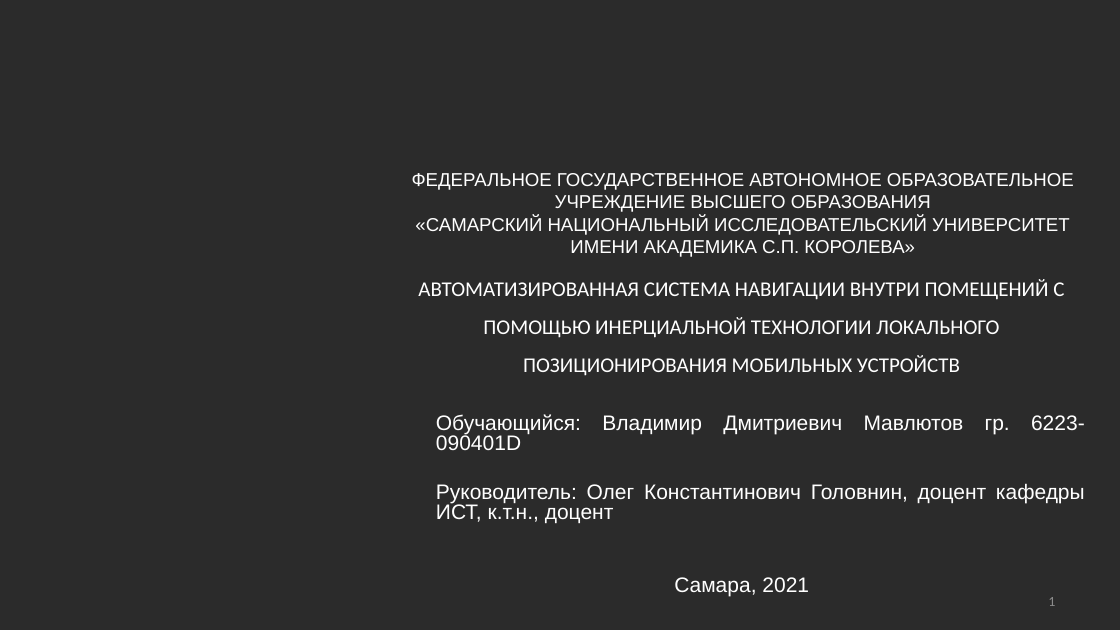
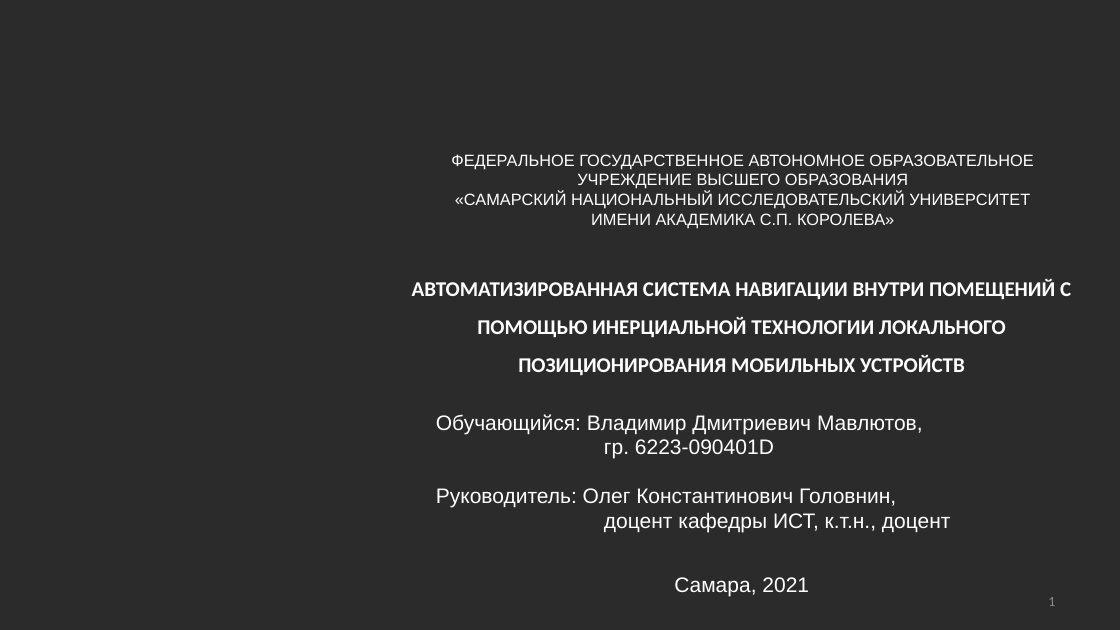
Before and after one commit to SonicRun/DiplomMaga, a slide deck: slide 1 of Mavlyutov_V_D_prezentatsia.pptx. Drawn at 1120x630 pixels with LibreOffice and Linux fonts; fonts in the diff are those of the drawing; background and template pictures are left out; a plain dark background stands for a picture behind light text. Boxes give left, top, right and bottom in pixels: in the first picture for what was removed or moved away, otherwise in the second. Text is boxed around its words. In the diff, an @@ line names an element or a change of style, - is before the commit and + after.

```diff
--- a/Mavlyutov_V_D_prezentatsia.pptx
+++ b/Mavlyutov_V_D_prezentatsia.pptx
@@ text "ФЕДЕРАЛЬНОЕ ГОСУДАРСТВЕННОЕ АВТОНОМНОЕ ОБРАЗОВАТЕЛЬНОЕ УЧРЕЖ ...": place and size @@
-text "ФЕДЕРАЛЬНОЕ ГОСУДАРСТВЕННОЕ АВТОНОМНОЕ ОБРАЗОВАТЕЛЬНОЕ УЧРЕЖ ..." at (412,173,1074,257)
+text "ФЕДЕРАЛЬНОЕ ГОСУДАРСТВЕННОЕ АВТОНОМНОЕ ОБРАЗОВАТЕЛЬНОЕ УЧРЕЖ ..." at (451,154,1033,228)
@@ text "ФЕДЕРАЛЬНОЕ ГОСУДАРСТВЕННОЕ АВТОНОМНОЕ ОБРАЗОВАТЕЛЬНОЕ УЧРЕЖ ..." at (451,154,1033,228): size 16 to 14 pt @@
@@ text "АВТОМАТИЗИРОВАННАЯ СИСТЕМА НАВИГАЦИИ ВНУТРИ ПОМЕЩЕНИЙ ..." at (412,279,1071,376): bold on @@
@@ text at (436,414,951,532): text changed @@
-Обучающийся: Владимир Дмитриевич Мавлютов гр. 6223-090401D
-Руководитель: Олег Константинович Головнин, доцент кафедры ИСТ, к.т.н., доцент
+Обучающийся: Владимир Дмитриевич Мавлютов,
+гр. 6223-090401D
+Руководитель: Олег Константинович Головнин,
+доцент кафедры ИСТ, к.т.н., доцент
```
Also in this commit, not shown: 7 other slides changed, 2 slides removed, 2 other files.
